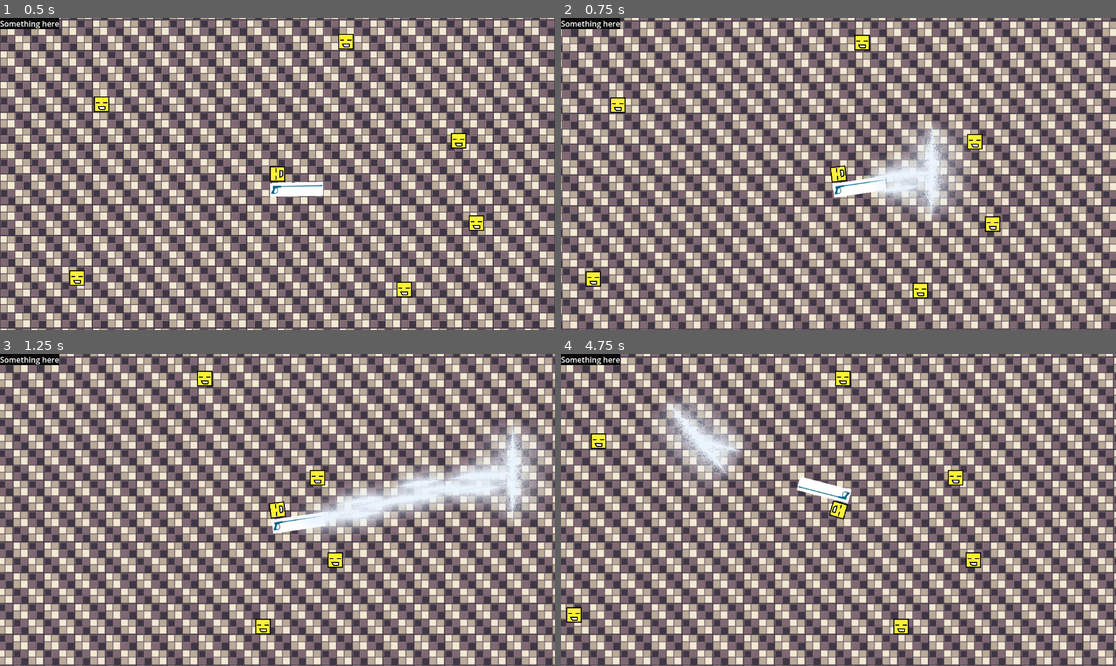
Above: before the commit, frames 1-4 (two rows, left to right).
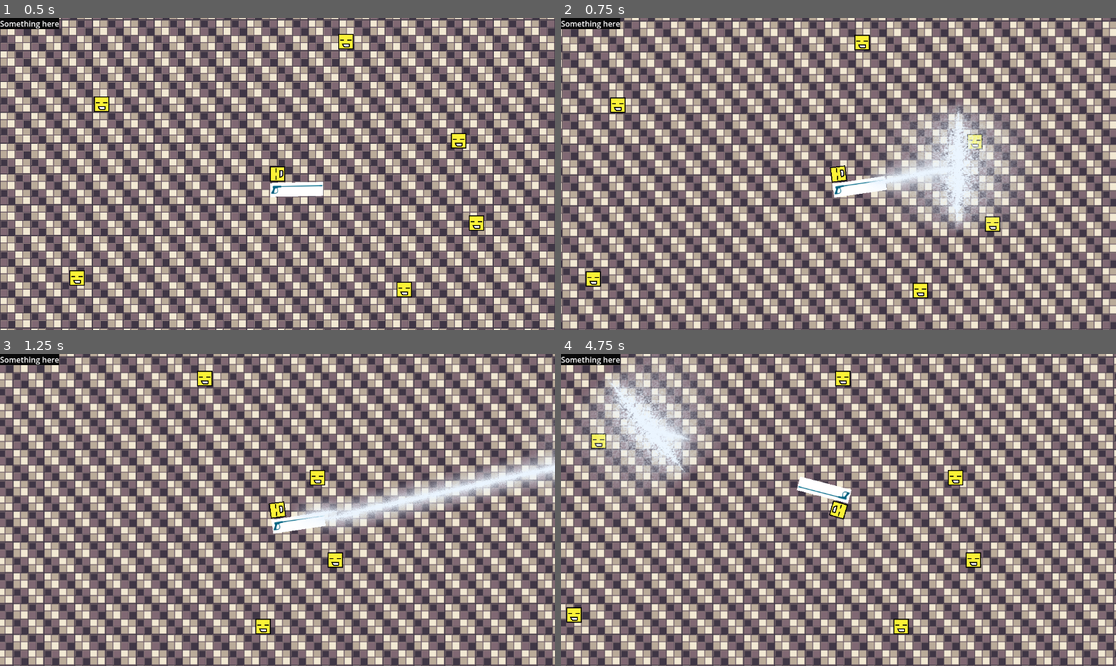
Above: after the commit, the same moments.

Repository: klynicol/crimson_year
Game: Godot game, scene res://scenes/game.tscn
The game is run twice, just before and just after one commit, with the same random seed, the same clock (stepped at 60 frames per second) and the same inputs.
Inputs (mouse positions are in pixels of both pictures, inside the frame that each line leads up to):
- Up to frame 1 (0.5 s): no input
- Up to frame 2 (0.75 s): tap Enter at 0.5 s; move the mouse to (960, 158) at 0.52 s; press the mouse at (960, 158) at 0.53 s; hold D (right) from 0.53 s (still down)
- Up to frame 3 (1.25 s): keep holding D (right)
- Up to frame 4 (4.75 s): move the mouse to (727, 525) at 1.27 s; release D (right) at 1.28 s; release the mouse at (727, 525) at 1.28 s; hold S (down) 1.28-2.03 s; click (727, 525) at 1.35 s; move the mouse to (894, 441) at 2.02 s; press the mouse at (894, 441) at 2.03 s; hold D (right) 2.03-2.78 s; move the mouse to (810, 572) at 2.77 s; release the mouse at (810, 572) at 2.78 s; hold W (up) 2.78-3.53 s; click (810, 572) at 2.85 s; move the mouse to (1005, 556) at 3.52 s; press the mouse at (1005, 556) at 3.53 s; hold A (left) from 3.53 s (still down); move the mouse to (672, 463) at 4.27 s; release the mouse at (672, 463) at 4.28 s; click (672, 463) at 4.35 s

Frame 1 is identical in both runs. In frame 2, 4.9% of the frame differs, in the area x 55-85%, y 27-69%; in frame 3, 4.2%; in frame 4, 6.2%, in the area x 2-33%, y 0-47%.

Commit message:
small tweaks to spray

Diff:
--- a/scenes/character.tscn
+++ b/scenes/character.tscn
@@ -25,7 +25,7 @@
 
 [node name="WaterSprayEmiter" type="Node2D" parent="." unique_id=1418427560]
 script = ExtResource("3_my7n2")
-projectile_speed = 1000
+projectile_speed = 1300
 
 [node name="Sprayer" type="Sprite2D" parent="." unique_id=1724670744]
 position = Vector2(-32.000004, 40)
--- a/scenes/projectile.tscn
+++ /dev/null
@@ -1,20 +0,0 @@
-[gd_scene format=3 uid="uid://bmffo7sb7up73"]
-
-[ext_resource type="Script" uid="uid://cif1w0ee0vg6e" path="res://scripts/projectile.gd" id="1_q3m7n"]
-[ext_resource type="Texture2D" uid="uid://ckr8oewaoha83" path="res://assets/sprites/water_projectile.png" id="2_softn"]
-
-[sub_resource type="CapsuleShape2D" id="CapsuleShape2D_6q2a6"]
-radius = 15.0
-height = 54.0
-
-[node name="Projectile" type="CharacterBody2D" unique_id=625124416]
-script = ExtResource("1_q3m7n")
-
-[node name="Sprite2D" type="Sprite2D" parent="." unique_id=648060634]
-texture_filter = 1
-position = Vector2(13, 3)
-scale = Vector2(1.03125, 1)
-texture = ExtResource("2_softn")
-
-[node name="CollisionShape2D" type="CollisionShape2D" parent="." unique_id=1464337520]
-shape = SubResource("CapsuleShape2D_6q2a6")
--- a/scripts/projectile.gd
+++ /dev/null
@@ -1,14 +0,0 @@
-extends CharacterBody2D
-
-var direction_angle: float  ## Angle in radians; projectile faces this direction
-var spawnPosition: Vector2
-var spawnRotation: float
-var speed: float
-
-func _ready() -> void:
-	global_position = spawnPosition
-	global_rotation = spawnRotation
-
-func _physics_process(delta: float) -> void:
-	velocity = Vector2(0, -speed).rotated(direction_angle)
-	move_and_slide()
--- a/scripts/water_spray_emiter.gd
+++ b/scripts/water_spray_emiter.gd
@@ -5,12 +5,12 @@
 @onready var debug_label: Label = get_tree().current_scene.get_node("Gui/Control/Label")
 @export var projectile_speed = 400
 
-const MAX_SCALE_X = 7.0
+const MAX_SCALE_X = 9.0
 const MIN_SCALE_X = 3.5
-const MAX_SCALE_Y = 6.0
-const MIN_SCALE_Y = 3.0
+const MAX_SCALE_Y = 12.0
+const MIN_SCALE_Y = 2.5
 const MIN_MIST_STRENGTH = 0.9
-const MAX_MIST_STRENGTH = 1.6
+const MAX_MIST_STRENGTH = 3.0
 
 var cooldown = 0.0
 var cooldown_time: float
@@ -51,11 +51,9 @@
 	var rotation_effect = 3.2; # Realistic stream of water sort of follows itself...
 	vfx.rotation = - rot_since_last_shot * rotation_effect
 	# Larger rotation change = larger scale so projectiles bridge the gap and look connected
-	# var new_scale_x = clamp(3.5 + (abs(rot_since_last_shot) / PI) * 18, 2.5, 18.0)
 	var x_angle_effect = 0.3; # Angle at which the x scale forumula starts to take effect
 	var new_scale_x = clamp((MIN_SCALE_X / x_angle_effect) * abs(rot_since_last_shot) + MIN_SCALE_X, MIN_SCALE_X, MAX_SCALE_X)
 	var y_angle_effect = 0.3; # Angle at which the y scale forumula starts to take effect
-	# var new_scale_y = clamp(2.0 + (abs(rot_since_last_shot) / PI) * 30, 1.0, 3.0)
 	var new_scale_y = clamp((MIN_SCALE_Y / y_angle_effect) * abs(rot_since_last_shot) + MIN_SCALE_Y, MIN_SCALE_Y, MAX_SCALE_Y)
 	vfx.scale.x = new_scale_x
 	vfx.scale.y = new_scale_y
Not shown, removed: scripts/projectile.gd.uid
